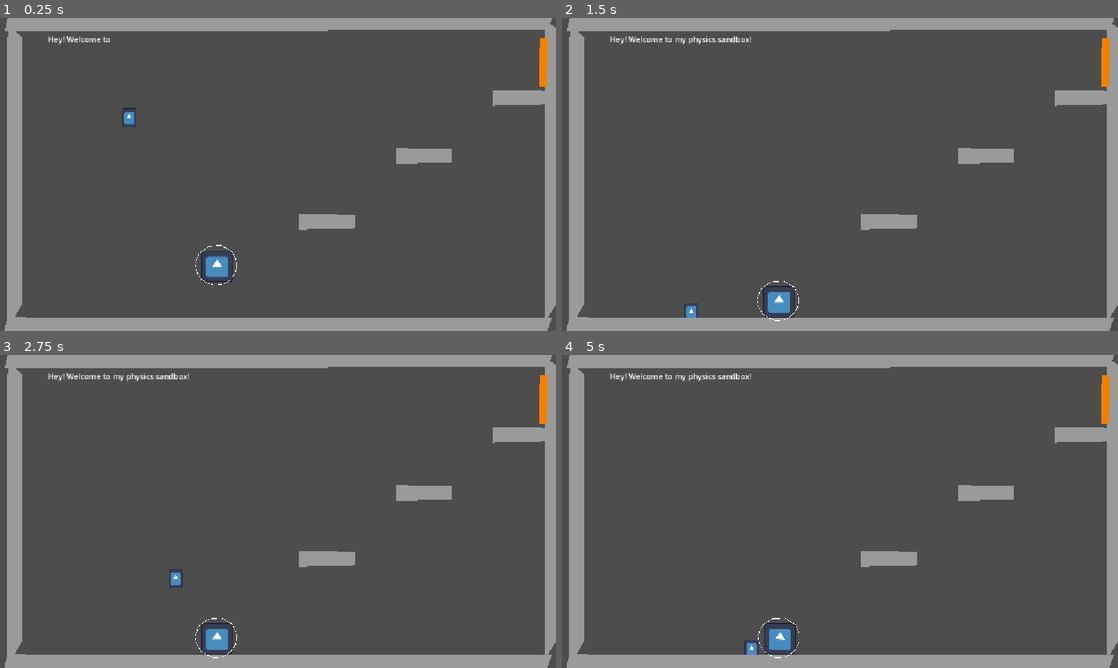
Above: before the commit, frames 1-4 (two rows, left to right).
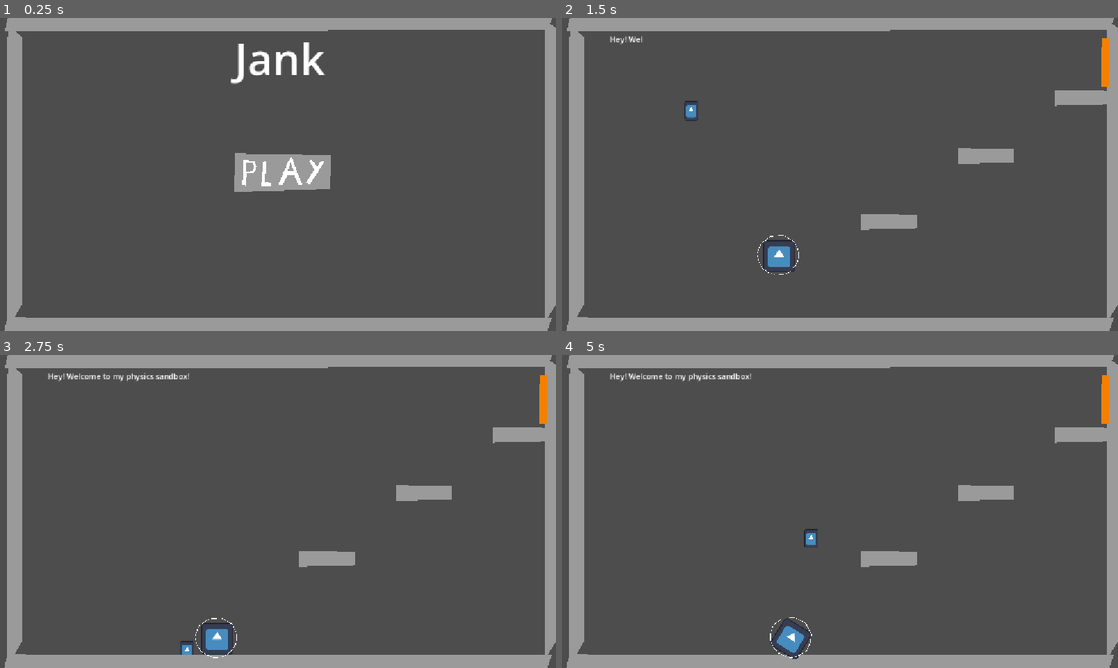
Above: after the commit, the same moments.

Repository: TAL-Trent/SSJamF2026
Game: Godot game, scene res://Levels/Main Menu/Main_Menu.tscn
The game is run twice, just before and just after one commit, with the same random seed, the same clock (stepped at 60 frames per second) and the same inputs. Before the commit the project starts from res://Levels/Level 1/Level_1.tscn. The engine's default icon, where the game draws it, is replaced by a stand-in: a white triangle on a blue panel in a dark square.
Inputs (mouse positions are in pixels of both pictures, inside the frame that each line leads up to):
- Up to frame 1 (0.25 s): no input
- Up to frame 2 (1.5 s): click (845, 174) at 0.52 s; click (628, 102) at 1.27 s
- Up to frame 3 (2.75 s): hold Right (right) from 2.03 s (still down); tap Space (jump) at 2.27 s
- Up to frame 4 (5 s): release Right (right) at 2.78 s; hold Left (left) 2.78-3.53 s; tap Space (jump) at 3.02, 4.52 s; hold Right (right) from 3.53 s (still down)

The runs differ from the first frame. In frame 1, 4.9% of the frame differs, in the area x 8-99%, y 5-86%; in frame 2, 1.1%; in frame 3, 0.2%; in frame 4, 0.7%.

Commit message:
added main menu

Diff:
--- a/jank/Levels/Main Menu/Main Menu.tscn
+++ b/jank/Levels/Level Select/Level_Select.tscn
@@ -1,6 +1,6 @@
 [gd_scene format=3 uid="uid://bx0672p7j8art"]
 
-[ext_resource type="Script" uid="uid://crsipjx7tib4" path="res://Levels/Main Menu/Main Menu Script.gd" id="1_qns85"]
+[ext_resource type="Script" uid="uid://crsipjx7tib4" path="res://Levels/Level Select/Level_Select_Script.gd" id="1_xhmbo"]
 
 [sub_resource type="RectangleShape2D" id="RectangleShape2D_cxiam"]
 size = Vector2(1125, 30)
@@ -9,7 +9,7 @@
 size = Vector2(31, 636)
 
 [node name="Node2D" type="Node2D" unique_id=965193724]
-script = ExtResource("1_qns85")
+script = ExtResource("1_xhmbo")
 
 [node name="Floor" type="StaticBody2D" parent="." unique_id=1060266912]
 position = Vector2(880, 168)
@@ -64,7 +64,7 @@
 shape = SubResource("RectangleShape2D_cxiam")
 
 [node name="Button1" type="Polygon2D" parent="." unique_id=281212638]
-position = Vector2(198, 61)
+position = Vector2(199.54994, 156.14444)
 scale = Vector2(0.2373221, 0.3597568)
 color = Color(0.6073017, 0.60730165, 0.60730165, 1)
 polygon = PackedVector2Array(1.8955078, 6.378113, -488.1045, 2.3781128, -491.1045, 92.37811, -2.1044922, 85.37811)
@@ -75,12 +75,13 @@
 offset_top = 16.677917
 offset_right = -8.427399
 offset_bottom = 75.050705
+metadata/_edit_use_anchors_ = true
 
 [node name="Polygon2D" type="Polygon2D" parent="Button1" unique_id=1201232567]
 polygon = PackedVector2Array(-299.17145, 72.27103, -206.47046, 72.27103, -206.47046, 61.152405, -231.7525, 61.152405, -235.96619, 11.118622, -273.88934, 22.237244, -269.67566, 30.576202, -248.60724, 22.237244, -252.82092, 58.372757, -294.95776, 61.152405)
 
 [node name="Button2" type="Polygon2D" parent="." unique_id=1793766741]
-position = Vector2(360, 59)
+position = Vector2(361.54996, 154.14444)
 scale = Vector2(0.2373221, 0.3597568)
 color = Color(0.6073017, 0.60730165, 0.60730165, 1)
 polygon = PackedVector2Array(1.8955078, 6.378113, -488.1045, 2.3781128, -491.1045, 92.37811, -2.1044922, 85.37811)
@@ -91,9 +92,18 @@
 offset_top = 16.677917
 offset_right = -8.427399
 offset_bottom = 75.050705
+metadata/_edit_use_anchors_ = true
 
 [node name="Polygon2D" type="Polygon2D" parent="Button2" unique_id=354308063]
 polygon = PackedVector2Array(-231.75244, 13.898285, -185.40198, 16.677948, -164.33362, 33.355865, -181.18823, 55.59311, …(226 unchanged characters)…
 
+[node name="Label" type="Label" parent="." unique_id=2133635674]
+offset_left = 486.0
+offset_top = 21.0
+offset_right = 756.0
+offset_bottom = 145.0
+theme_override_font_sizes/font_size = 90
+text = "Levels"
+
 [connection signal="pressed" from="Button1/Button" to="." method="_on_button_pressed" binds= ["1"]]
 [connection signal="pressed" from="Button2/Button" to="." method="_on_button_pressed" binds= ["2"]]
--- /dev/null
+++ b/jank/Levels/Main Menu/Main_Menu.tscn
@@ -0,0 +1,108 @@
+[gd_scene format=3 uid="uid://2rbmisyfr1l7"]
+
+[ext_resource type="Script" uid="uid://wnh7s62tallj" path="res://Levels/Main Menu/Main_Menu_Script.gd" id="1_nwbpd"]
+
+[sub_resource type="RectangleShape2D" id="RectangleShape2D_cxiam"]
+size = Vector2(1125, 30)
+
+[sub_resource type="RectangleShape2D" id="RectangleShape2D_2v4n4"]
+size = Vector2(31, 636)
+
+[node name="Node2D" type="Node2D" unique_id=965193724]
+script = ExtResource("1_nwbpd")
+
+[node name="Floor" type="StaticBody2D" parent="." unique_id=1060266912]
+position = Vector2(880, 168)
+
+[node name="Polygon2D" type="Polygon2D" parent="Floor" unique_id=1738322572]
+position = Vector2(258.6361, 451.14447)
+scale = Vector2(2.3022308, 0.3597568)
+color = Color(0.6073017, 0.60730165, 0.60730165, 1)
+polygon = PackedVector2Array(1.8955078, 6.378113, -488.1045, 2.3781128, -491.1045, 92.37811, -2.1044922, 85.37811)
+
+[node name="CollisionShape2D" type="CollisionShape2D" parent="Floor" unique_id=1904054581]
+position = Vector2(-303.5, 477)
+shape = SubResource("RectangleShape2D_cxiam")
+
+[node name="wallLeft" type="StaticBody2D" parent="." unique_id=1933933877]
+position = Vector2(880, 168)
+
+[node name="Polygon2D" type="Polygon2D" parent="wallLeft" unique_id=1698824866]
+position = Vector2(-835.1139, -172.69963)
+scale = Vector2(0.060113497, 7.0222216)
+color = Color(0.6073017, 0.60730165, 0.60730165, 1)
+polygon = PackedVector2Array(1.8955078, 6.378113, -488.1045, 2.3781128, -491.1045, 92.37811, -2.1044922, 85.37811)
+
+[node name="CollisionShape2D" type="CollisionShape2D" parent="wallLeft" unique_id=437923831]
+position = Vector2(-847.5, 169)
+shape = SubResource("RectangleShape2D_2v4n4")
+
+[node name="wallLeft2" type="StaticBody2D" parent="." unique_id=930569930]
+position = Vector2(1993, 156)
+
+[node name="Polygon2D" type="Polygon2D" parent="wallLeft2" unique_id=1263886810]
+position = Vector2(-835.1139, -172.69963)
+scale = Vector2(0.060113497, 7.0222216)
+color = Color(0.6073017, 0.60730165, 0.60730165, 1)
+polygon = PackedVector2Array(1.8955078, 6.378113, -488.1045, 2.3781128, -491.1045, 92.37811, -2.1044922, 85.37811)
+
+[node name="CollisionShape2D" type="CollisionShape2D" parent="wallLeft2" unique_id=1145334264]
+position = Vector2(-847.5, 169)
+shape = SubResource("RectangleShape2D_2v4n4")
+
+[node name="Floor2" type="StaticBody2D" parent="." unique_id=103161666]
+position = Vector2(882, -457)
+
+[node name="Polygon2D" type="Polygon2D" parent="Floor2" unique_id=83244311]
+position = Vector2(258.6361, 451.14447)
+scale = Vector2(2.3022308, 0.3597568)
+color = Color(0.6073017, 0.60730165, 0.60730165, 1)
+polygon = PackedVector2Array(1.8955078, 6.378113, -488.1045, 2.3781128, -491.1045, 92.37811, -2.1044922, 85.37811)
+
+[node name="CollisionShape2D" type="CollisionShape2D" parent="Floor2" unique_id=1423467569]
+position = Vector2(-303.5, 477)
+shape = SubResource("RectangleShape2D_cxiam")
+
+[node name="Button1" type="Polygon2D" parent="." unique_id=281212638]
+position = Vector2(685, 278)
+scale = Vector2(0.40659198, 0.891485)
+color = Color(0.6073017, 0.60730165, 0.60730165, 1)
+polygon = PackedVector2Array(1.8955078, 6.378113, -488.1045, 2.3781128, -491.1045, 92.37811, -2.1044922, 85.37811)
+
+[node name="Button" type="Button" parent="Button1" unique_id=1636997204]
+z_index = -1
+offset_left = -482.05566
+offset_top = 20.19107
+offset_right = -14.337036
+offset_bottom = 78.56387
+metadata/_edit_use_anchors_ = true
+
+[node name="Polygon2D" type="Polygon2D" parent="Button1" unique_id=180371370]
+polygon = PackedVector2Array(-445.1637, 17.94757, -450.08264, 76.27722, -430.40686, 77.39896, -427.9474, 49.355865, -388.59595, 47.112396, -376.29858, 32.53, -388.59595, 20.19104)
+
+[node name="Polygon2D" type="Polygon2D" parent="Button1/Polygon2D" unique_id=2114204437]
+color = Color(0.6039216, 0.6039216, 0.6039216, 1)
+polygon = PackedVector2Array(-432.86633, 24.677917, -432.86633, 45.990692, -398.43372, 43.747223, -388.59595, 33.651733, -398.43372, 24.677917)
+
+[node name="Polygon2D2" type="Polygon2D" parent="Button1/Polygon2D" unique_id=1583207641]
+polygon = PackedVector2Array(-341.86597, 22.434479, -354.16333, 77.39896, -302.51453, 77.39896, -304.974, 70.66861, -334.48755, 68.42514, -327.10925, 19.069305)
+
+[node name="Polygon2D3" type="Polygon2D" parent="Button1/Polygon2D" unique_id=570127850]
+polygon = PackedVector2Array(-218.89258, 23.556213, -265.62256, 75.15549, -245.94678, 76.27722, -218.89258, 52.72101, -184.46008, 52.72101, -164.7843, 76.27722, -145.10852, 76.27722, -199.21692, 10.09552)
+
+[node name="Polygon2D" type="Polygon2D" parent="Button1/Polygon2D/Polygon2D3" unique_id=1153255506]
+color = Color(0.6039216, 0.6039216, 0.6039216, 1)
+polygon = PackedVector2Array(-204.13586, 24.677917, -218.89258, 43.747223, -186.91956, 43.747223)
+
+[node name="Polygon2D4" type="Polygon2D" parent="Button1/Polygon2D" unique_id=132063569]
+polygon = PackedVector2Array(-110.676025, 20.19104, -81.16235, 39.260345, -125.43286, 70.66861, -105.75708, 75.15549, -29.51355, 20.19104, -46.72986, 20.19104, -68.86511, 32.53, -98.37866, 17.94757)
+
+[node name="Label" type="Label" parent="." unique_id=2133635674]
+offset_left = 486.0
+offset_top = 21.0
+offset_right = 756.0
+offset_bottom = 145.0
+theme_override_font_sizes/font_size = 90
+text = "Jank"
+
+[connection signal="pressed" from="Button1/Button" to="." method="_on_button_pressed" binds= ["1"]]
--- /dev/null
+++ b/jank/Levels/Main Menu/Main_Menu_Script.gd
@@ -0,0 +1,5 @@
+extends Node
+
+
+func _on_button_pressed(level: String) -> void:
+	get_tree().change_scene_to_file("res://Levels/Level Select/Level_Select.tscn")
--- a/jank/project.godot
+++ b/jank/project.godot
@@ -11,7 +11,7 @@
 [application]
 
 config/name="JANK"
-run/main_scene="uid://v1as2l624s3i"
+run/main_scene="uid://2rbmisyfr1l7"
 config/features=PackedStringArray("4.7", "GL Compatibility")
 config/icon="res://icon.svg"
 
Renamed: jank/Levels/Main Menu/Main Menu Script.gd -> jank/Levels/Level Select/Level_Select_Script.gd
Renamed: jank/Levels/Main Menu/Main Menu Script.gd.uid -> jank/Levels/Level Select/Level_Select_Script.gd.uid
Not shown, added: jank/Levels/Main Menu/Main_Menu_Script.gd.uid
